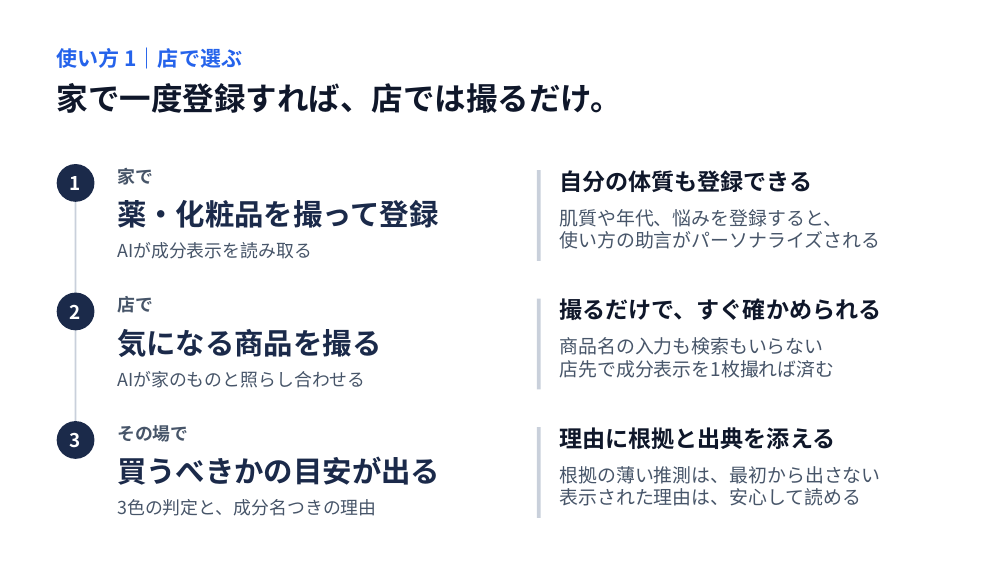
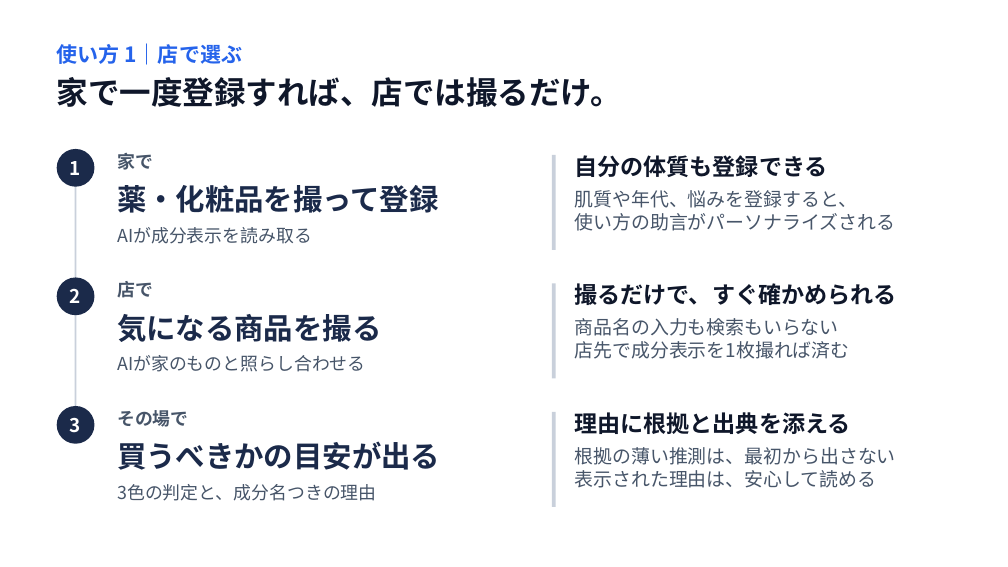
Before and after one commit to John-Frusciante/overlai, a slide deck: slide 8 of docs/ピッチ/Overlai_本選ピッチ.pptx. Drawn at 1008x567 pixels with LibreOffice and Linux fonts; fonts in the diff are those of the drawing. Boxes give left, top, right and bottom in pixels: in the first picture for what was removed or moved away, otherwise in the second. Text is boxed around its words. In the diff, an @@ line names an element or a change of style, - is before the commit and + after.

```diff
--- a/docs/ピッチ/Overlai_本選ピッチ.pptx
+++ b/docs/ピッチ/Overlai_本選ピッチ.pptx
@@ text "使い方 1｜店で選ぶ": place and size @@
-text "使い方 1｜店で選ぶ" at <box>57,47,243,69</box>
+text "使い方 1｜店で選ぶ" at <box>57,43,243,65</box>
@@ text "家で一度登録すれば、店では撮るだけ。": place and size @@
-text "家で一度登録すれば、店では撮るだけ。" at <box>57,83,622,113</box>
+text "家で一度登録すれば、店では撮るだけ。" at <box>57,77,622,107</box>
@@ 3 texts, 3 rounded rectangles, 1 rectangle: place and size @@
-3 texts, 3 rounded rectangles, 1 rectangle at <box>57,164,188,459</box>
+3 texts, 3 rounded rectangles, 1 rectangle at <box>57,149,188,444</box>
@@ rectangle: place and size @@
-rectangle at <box>537,170,541,261</box>
+rectangle at <box>552,155,556,250</box>
@@ text "自分の体質も登録できる": place and size @@
-text "自分の体質も登録できる" at <box>559,170,812,192</box>
+text "自分の体質も登録できる" at <box>575,155,828,177</box>
@@ text "薬・化粧品を撮って登録": place and size @@
-text "薬・化粧品を撮って登録" at <box>117,200,439,228</box>
+text "薬・化粧品を撮って登録" at <box>117,185,439,213</box>
@@ text "肌質や年代、悩みを登録すると、": place and size @@
-text "肌質や年代、悩みを登録すると、" at <box>559,209,880,249</box>
+text "肌質や年代、悩みを登録すると、" at <box>575,190,896,231</box>
@@ text "AIが成分表示を読み取る": place and size @@
-text "AIが成分表示を読み取る" at <box>117,242,312,259</box>
+text "AIが成分表示を読み取る" at <box>117,227,312,244</box>
@@ rectangle: place and size @@
-rectangle at <box>537,299,541,389</box>
+rectangle at <box>552,284,556,378</box>
@@ text "撮るだけで、すぐ確かめられる": place and size @@
-text "撮るだけで、すぐ確かめられる" at <box>559,298,881,320</box>
+text "撮るだけで、すぐ確かめられる" at <box>575,283,897,305</box>
@@ text "気になる商品を撮る": place and size @@
-text "気になる商品を撮る" at <box>117,329,381,357</box>
+text "気になる商品を撮る" at <box>117,314,381,342</box>
@@ text "商品名の入力も検索もいらない": place and size @@
-text "商品名の入力も検索もいらない" at <box>559,337,834,378</box>
+text "商品名の入力も検索もいらない" at <box>575,318,850,359</box>
@@ text "AIが家のものと照らし合わせる": place and size @@
-text "AIが家のものと照らし合わせる" at <box>117,371,366,388</box>
+text "AIが家のものと照らし合わせる" at <box>117,355,366,372</box>
@@ rectangle: place and size @@
-rectangle at <box>537,427,541,518</box>
+rectangle at <box>552,412,556,507</box>
@@ text "理由に根拠と出典を添える": place and size @@
-text "理由に根拠と出典を添える" at <box>559,427,835,449</box>
+text "理由に根拠と出典を添える" at <box>575,412,851,434</box>
@@ text "買うべきかの目安が出る": place and size @@
-text "買うべきかの目安が出る" at <box>117,456,440,485</box>
+text "買うべきかの目安が出る" at <box>117,441,440,470</box>
@@ text "根拠の薄い推測は、最初から出さない": place and size @@
-text "根拠の薄い推測は、最初から出さない" at <box>559,466,880,506</box>
+text "根拠の薄い推測は、最初から出さない" at <box>575,447,896,488</box>
@@ text "3色の判定と、成分名つきの理由": place and size @@
-text "3色の判定と、成分名つきの理由" at <box>117,499,377,516</box>
+text "3色の判定と、成分名つきの理由" at <box>117,484,377,501</box>
```
Also in this commit, not shown: 1 other slide changed, 2 other files.
